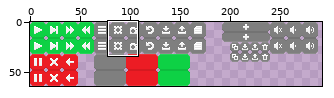
File history of a sprite sheet, img/buttons.png. The picture above shows the old version from afar; the outline marks the close-up.
Close-up. Earlier state:
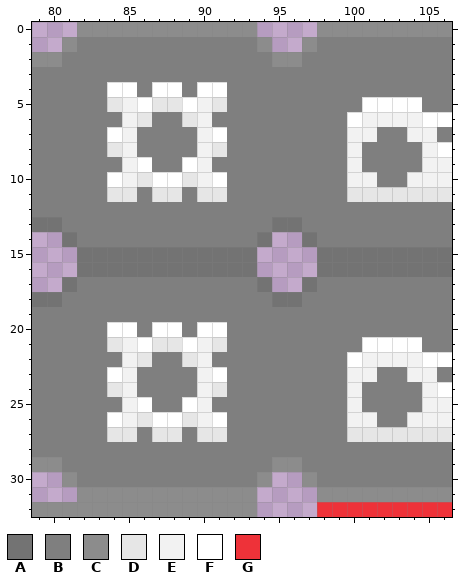
The file is 320x64 pixels. Shown: x 79..106, y 0..32. The wide view leaves out empty margins.
Palette (. is transparent): A #737373  B #7f7f7f  C #8c8c8c  D #e6e6e6  E #f2f2f2  F #ffffff  G #ee3239
Pixels before, first column x 79:
 0 ...CCCCCCCCCCCC....CCCCCCCCC
 1 ..CBBBBBBBBBBBBC..CBBBBBBBBB
 2 CCBBBBBBBBBBBBBBCCBBBBBBBBBB
 3 BBBBBBBBBBBBBBBBBBBBBBBBBBBB
 4 BBBBBFFBFFBFFBBBBBBBBBBBBBBB
 5 BBBBBDEFDDFEDBBBBBBBBBFFFFBB
 6 BBBBBBEDBBDEBBBBBBBBBFEEEEFF
 7 BBBBBFEBBBBEFBBBBBBBBEEBBEEB
 8 BBBBBDEBBBBEDBBBBBBBBEBBBBEF
 9 BBBBBBEFBBFEBBBBBBBBBEBBBBEE
10 BBBBBFEDFFDEFBBBBBBBBEEBBEEE
11 BBBBBDDBDDBDDBBBBBBBBDDDDDDD
12 BBBBBBBBBBBBBBBBBBBBBBBBBBBB
13 AABBBBBBBBBBBBBBAABBBBBBBBBB
14 ..ABBBBBBBBBBBBA..ABBBBBBBBB
15 ...AAAAAAAAAAAA....AAAAAAAAA
16 ...AAAAAAAAAAAA....AAAAAAAAA
17 ..ABBBBBBBBBBBBA..ABBBBBBBBB
18 AABBBBBBBBBBBBBBAABBBBBBBBBB
19 BBBBBBBBBBBBBBBBBBBBBBBBBBBB
20 BBBBBFFBFFBFFBBBBBBBBBBBBBBB
21 BBBBBDEFDDFEDBBBBBBBBBFFFFBB
22 BBBBBBEDBBDEBBBBBBBBBFEEEEFF
23 BBBBBFEBBBBEFBBBBBBBBEEBBEEB
24 BBBBBDEBBBBEDBBBBBBBBEBBBBEF
25 BBBBBBEFBBFEBBBBBBBBBEBBBBEE
26 BBBBBFEDFFDEFBBBBBBBBEEBBEEE
27 BBBBBDDBDDBDDBBBBBBBBDDDDDDD
28 BBBBBBBBBBBBBBBBBBBBBBBBBBBB
29 CCBBBBBBBBBBBBBBCCBBBBBBBBBB
30 ..CBBBBBBBBBBBBC..CBBBBBBBBB
31 ...CCCCCCCCCCCC....CCCCCCCCC
32 CCCCCCCCCCCCCCC....GGGGGGGGG
The result:
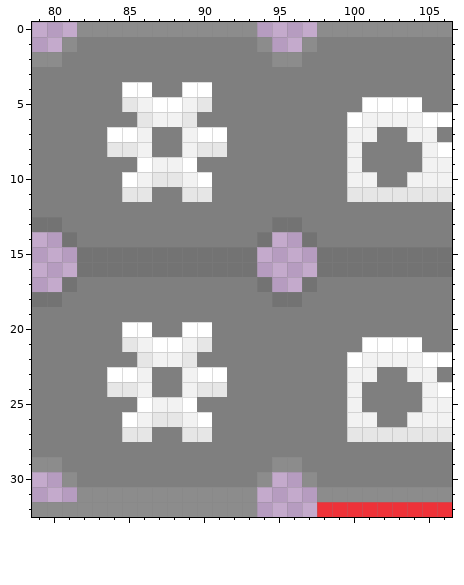
What changed:
Colour B replaces colour D in row 5 at x 84 and 91; in row 11 at x 84, 87 to 88 and 91; in row 21 at x 84 and 91; in row 27 at x 84, 87 to 88 and 91.
Colour B replaces colour E in row 6 at x 85 and 90; in row 9 at x 85 and 90; in row 22 at x 85 and 90; in row 25 at x 85 and 90.
Colour B replaces colour F in row 4 at x 84, 87 to 88 and 91; in row 10 at x 84 and 91; in row 20 at x 84, 87 to 88 and 91; in row 26 at x 84 and 91.
Colour D replaces colour B in row 11 at x 86 and 89; in row 27 at x 86 and 89.
Colour D replaces colour E in row 5 at x 85 and 90; in row 8 at x 85 and 90; in row 21 at x 85 and 90; in row 24 at x 85 and 90.
Colour D replaces colour F in row 10 at x 87 to 88; in row 26 at x 87 to 88.
Colour E replaces colour B in row 6 at x 87 to 88; in rows 7 to 8 at x 86 and 89; in row 9 at x 87 to 88; in row 22 at x 87 to 88; in rows 23 to 24 at x 86 and 89; in row 25 at x 87 to 88.
Colour E replaces colour D in row 10 at x 86 and 89; in row 26 at x 86 and 89.
Colour E replaces colour F in row 5 at x 86 and 89; in row 21 at x 86 and 89.
Colour F replaces colour B in row 4 at x 86 and 89; in row 20 at x 86 and 89.
Colour F replaces colour D in row 5 at x 87 to 88; in row 21 at x 87 to 88.
Colour F replaces colour E in row 7 at x 85 and 90; in row 10 at x 85 and 90; in row 23 at x 85 and 90; in row 26 at x 85 and 90.
Boxes around the changes in both close-ups, in picture pixels (x1, y1, x2, y2):
changed: (107, 82, 227, 202)
changed: (107, 322, 227, 442)
